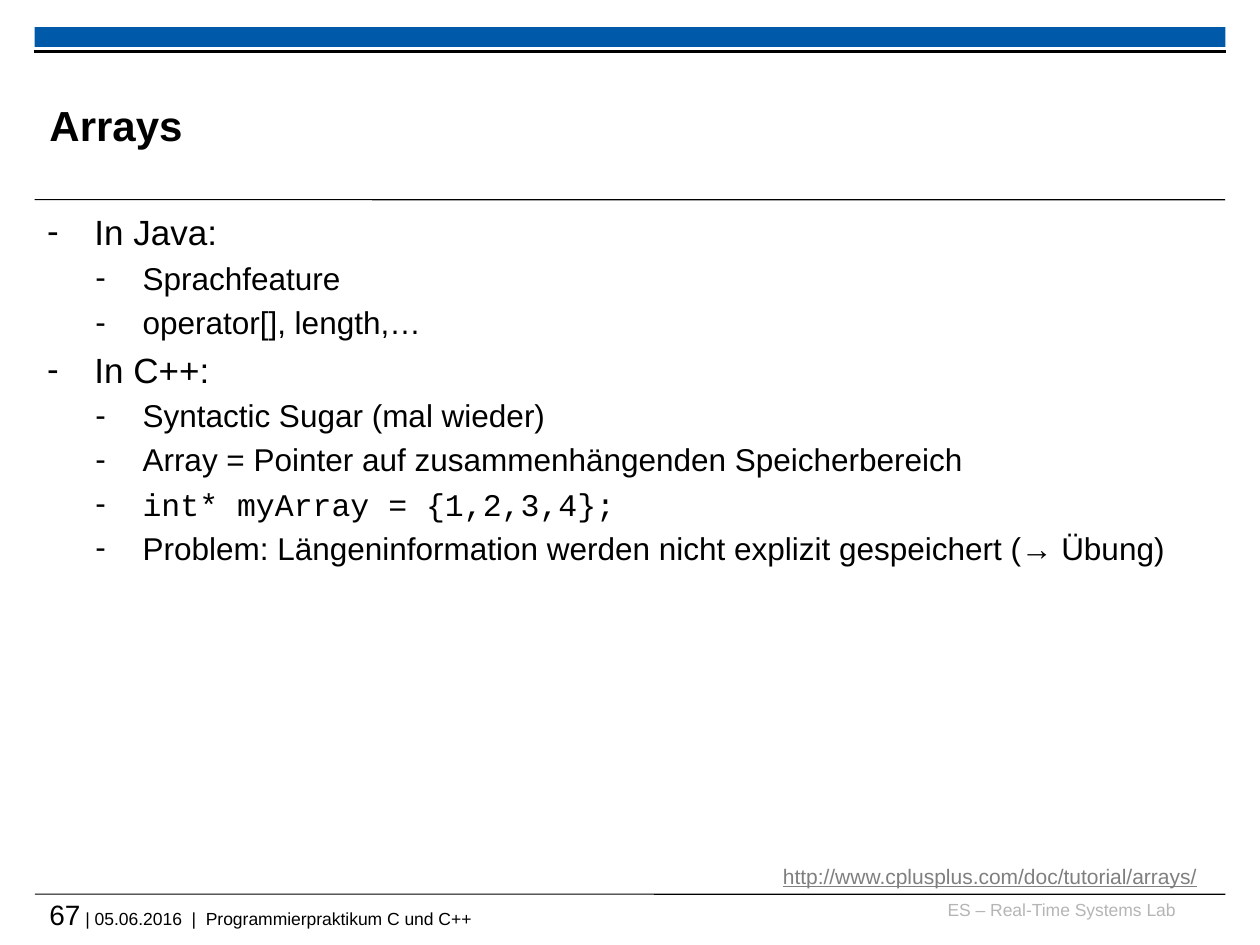
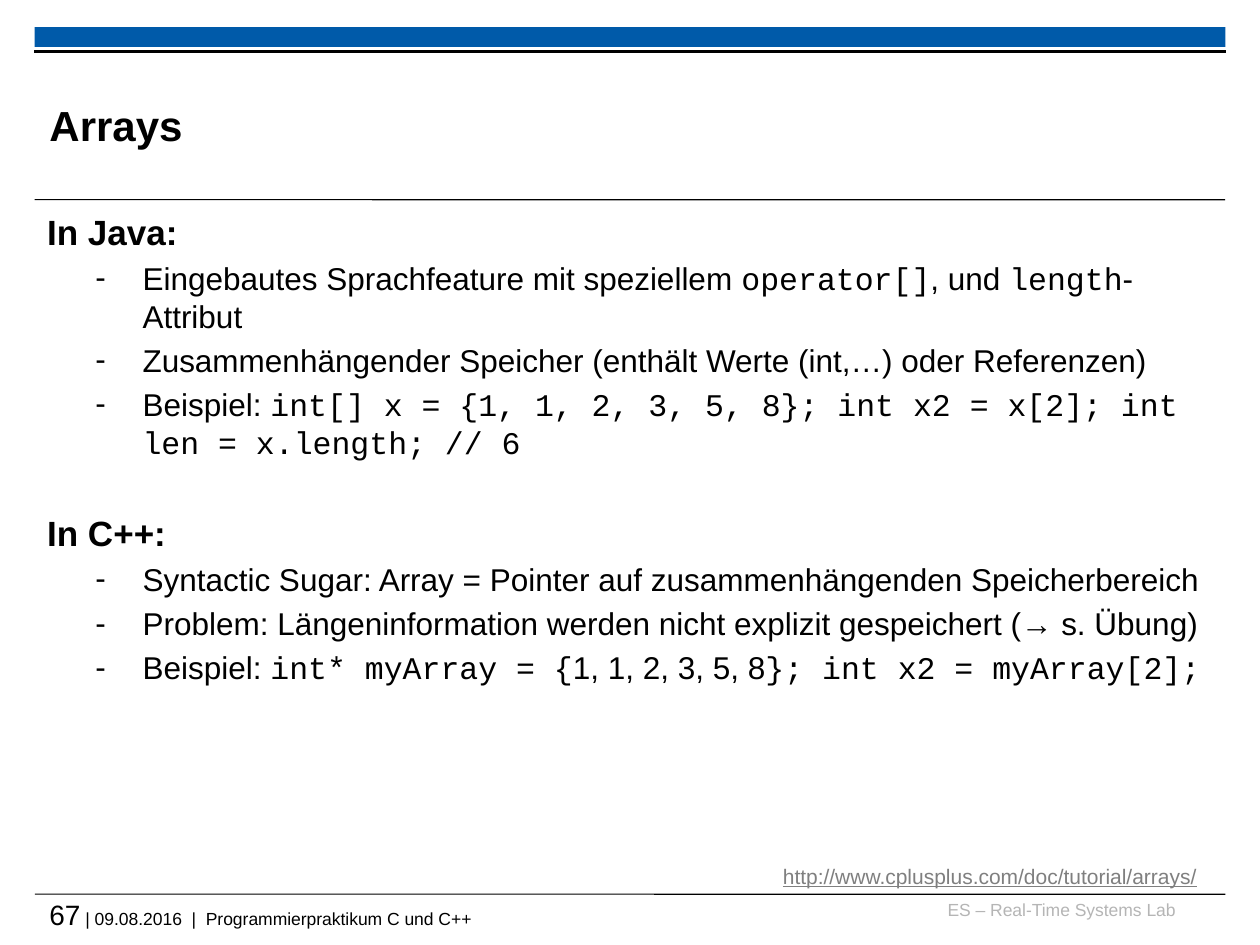
Before and after one commit to h82k/tud-cppp, a slide deck: slide 67 of cppp_lecture.pptx. Drawn at 1260x945 pixels with LibreOffice and Linux fonts; fonts in the diff are those of the drawing; background and template pictures are left out. Boxes give left, top, right and bottom in pixels: in the first picture for what was removed or moved away, otherwise in the second. Text is boxed around its words. In the diff, an @@ line names an element or a change of style, - is before the commit and + after.

```diff
--- a/cppp_lecture.pptx
+++ b/cppp_lecture.pptx
@@ text at (47,221,178,547): bold on in "In Java:", "In C++:"; bullet - to none @@
@@ text at (143,267,1178,461): text changed @@
-  – Sprachfeature
-  – operator[], length,…
+  – Eingebautes Sprachfeature mit speziellem operator[], und length-Attribut
+  – Zusammenhängender Speicher (enthält Werte (int,…) oder Referenzen)
+  – Beispiel: int[] x = {1, 1, 2, 3, 5, 8}; int x2 = x[2]; int len = x.length; // 6
@@ text at (143,568,1200,686): text changed @@
-  – Syntactic Sugar (mal wieder)
-  – Array = Pointer auf zusammenhängenden Speicherbereich
-  – int* myArray = {1,2,3,4};
-  – Problem: Längeninformation werden nicht explizit gespeichert (→ Übung)
+  – Syntactic Sugar: Array = Pointer auf zusammenhängenden Speicherbereich
+  – Problem: Längeninformation werden nicht explizit gespeichert (→ s. Übung)
+  – Beispiel: int* myArray = {1, 1, 2, 3, 5, 8}; int x2 = myArray[2];
@@ text at (49,905,471,929): text changed @@
-67 | 05.06.2016 | Programmierpraktikum C und C++
+67 | 09.08.2016 | Programmierpraktikum C und C++
```
Also in this commit, not shown: 58 other slides changed, 1 slide added, 2 slides removed.
